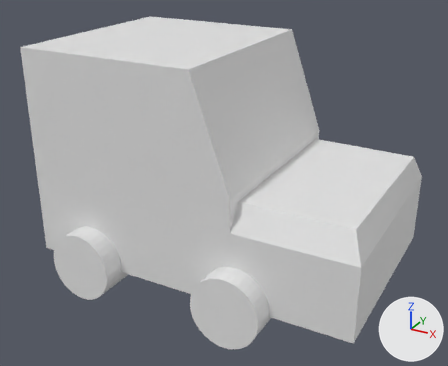
Renders of the OBJ model third-week-b/assets/jimny.obj from each side of a commit.
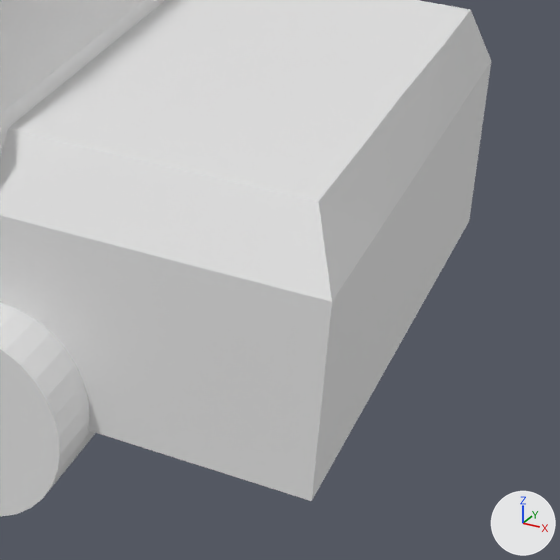
Each version is shown whole from a camera (50 mm lens) standing at (5.64, -8.64, 4.48) and looking at (0.7, 0.33, -0.01), then close up on the part from 52% to 100% of the width and 42% to 100% of the height. Arrows for +X, +Y and +Z are at lower right; the lights stay in place. Where no turn or scale is listed for an object, it has been applied to the vertices.
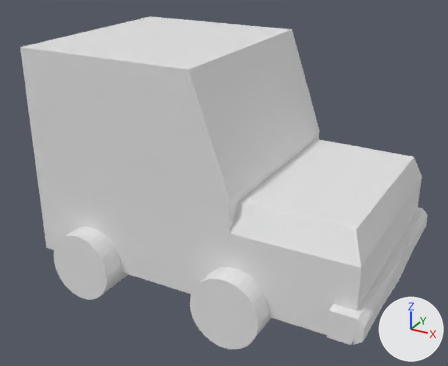
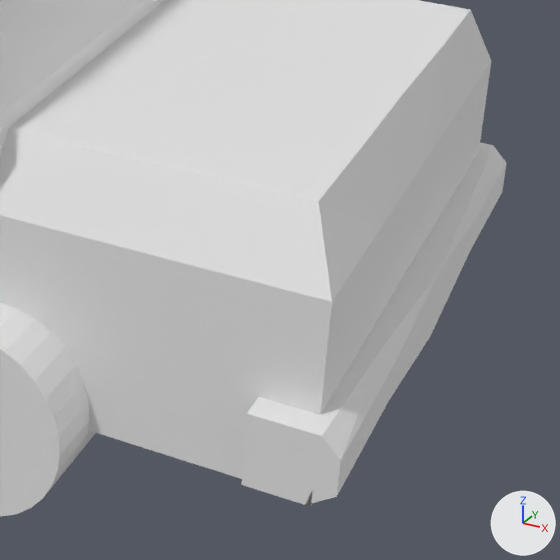
Boxes [x1, y1, x2, y2] around the edits, measured in the close-ups (560 x 560 px):
```json
{"object": "Cube.002", "change": "added", "after": [241, 143, 507, 507]}
```

The change, as JSON lines over the scene's bpy script:
```json
{"op": "add", "block": "me_cube_002", "code": ["me_cube_002 = bpy.data.meshes.new('Cube.002')", "me_cube_002.from_pydata(...)  # 98 vertices, 192 faces; spans x 3.43..3.95, y -1.57..2.38, z -1.12..-0.65"]}
{"op": "add", "block": "ob_cube_002", "code": ["ob_cube_002 = bpy.data.objects.new('Cube.002', me_cube_002)", "ob_cube_002.location = (0.0, 0.0, 0.0)"]}
```
